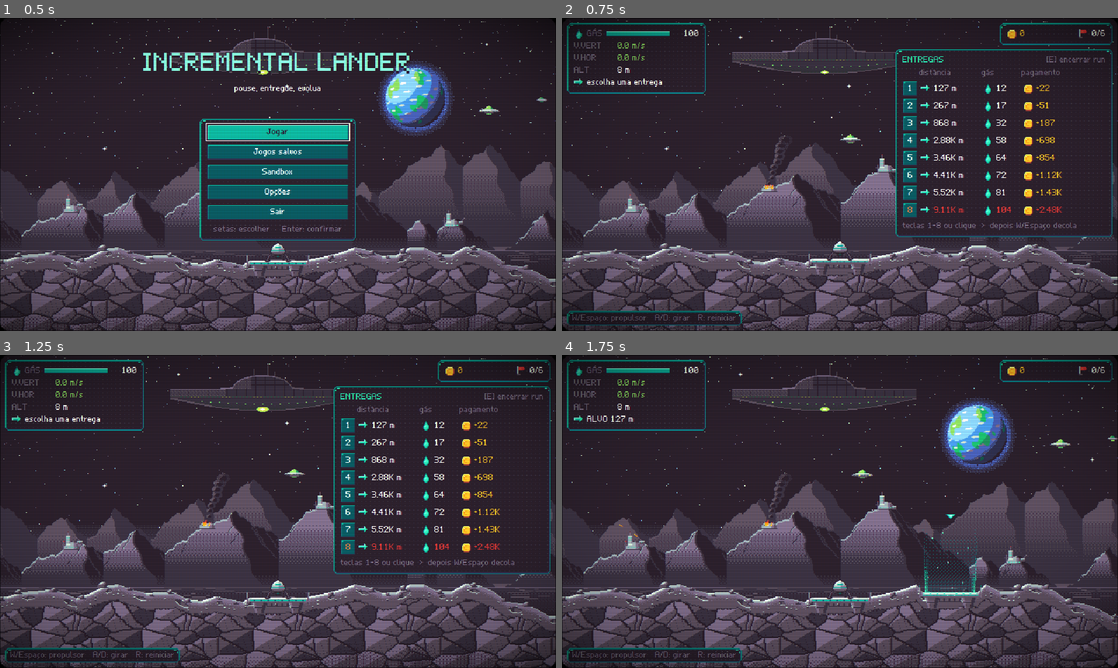
Above: before the commit, frames 1-4 (two rows, left to right).
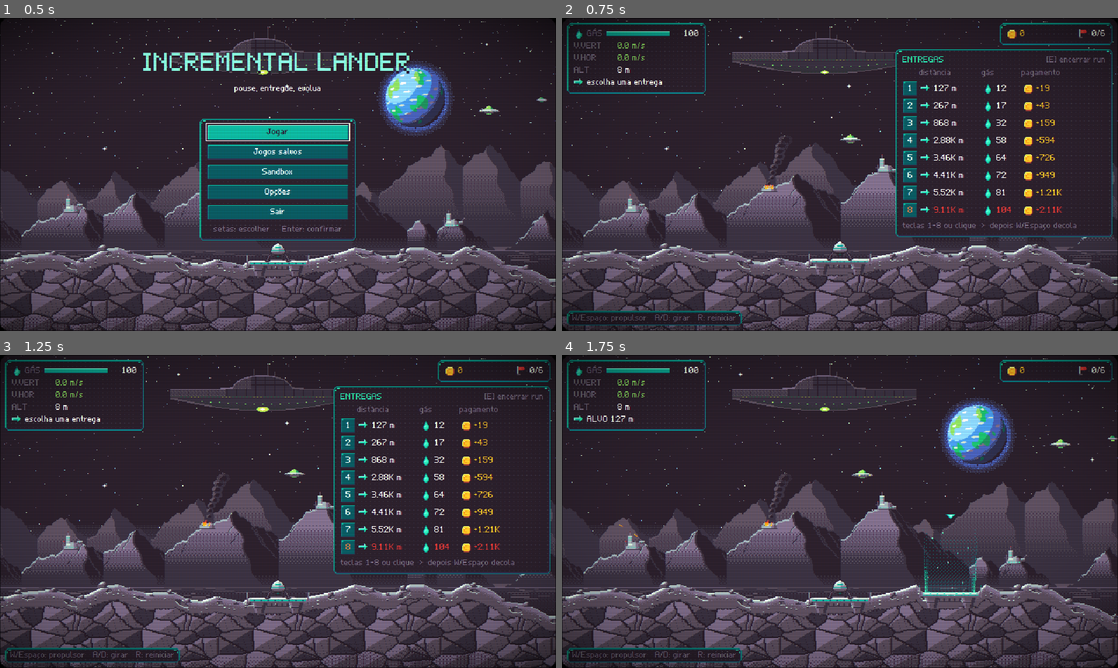
Above: after the commit, the same moments.

Repository: valdersonjr/incremental-lander
Game: Godot game, scene res://game/main.tscn
The game is run twice, just before and just after one commit, with the same random seed, the same clock (stepped at 60 frames per second) and the same inputs.
Inputs:
- Up to frame 1 (0.5 s): no input
- Up to frame 2 (0.75 s): click "Jogar" at 0.5 s
- Up to frame 3 (1.25 s): no input
- Up to frame 4 (1.75 s): click "1" at 1.25 s

Frame 1 is identical in both runs. In frame 2, 0.2% of the frame differs, in the area x 85-90%, y 21-63%; in frame 3, 0.2%; in frame 4, nothing differs.

Commit message:
Economia v7: plataformas com multiplicador (normal/estreita/apertada), combo de pousos bons e cristais no arco
Simulador e EconMath com pad_tier, combo_mult, pickup_value e delivery_pay (paridade ok);
pay_base 10 -> 8,5 para o casual manter o ritmo da v6; MC 3x4: casual/engaged/expert
5,39/4,28/3,24 h. Fase 11 (voo com decisões) aberta no ROADMAP.

Co-Authored-By: Claude Opus 5.5 <noreply@anthropic.com>
Claude-Session: https://claude.ai/code/session_01JhKCi9Us7j2H5LJGQ5fDNT

Diff:
--- a/data/economy.json
+++ b/data/economy.json
@@ -1,7 +1,7 @@
 {
   "meta": {
-    "version": 6,
-    "notes": "v6: v4 + frota de drones (renda = drones x autopilot x renda do jogador) + marcos (25 niveis x1.5 no pagamento) + Expedicao a Titan (8 etapas persistentes; a ultima libera Titan). Unidades: m, m/s, m/s2, gas."
+    "version": 7,
+    "notes": "v7: v6 + variedade nas entregas (plataformas normal/estreita/apertada com multiplicador, combo de pousos bons, cristais no arco); pay_base x0.85. Unidades: m, m/s, m/s2, gas."
   },
   "physics": {
     "mode": "arcade",
@@ -514,7 +514,7 @@
     }
   ],
   "contracts": {
-    "pay_base": 10.0,
+    "pay_base": 8.5,
     "distance_unit": 100.0,
     "distance_exp": 1.1,
     "per_run": 8,
@@ -522,7 +522,42 @@
     "cargo_mass": 0.0,
     "regenerate": true,
     "max_per_run": 6,
-    "quality_exp": 2.0
+    "quality_exp": 2.0,
+    "pad_tiers": [
+      {
+        "id": "normal",
+        "name": "normal",
+        "mult": 1.0,
+        "weight": 0.5,
+        "q_drop": 0,
+        "crash_mult": 1
+      },
+      {
+        "id": "narrow",
+        "name": "estreita",
+        "mult": 1.5,
+        "weight": 0.33,
+        "q_drop": 0.06,
+        "crash_mult": 1.3
+      },
+      {
+        "id": "tight",
+        "name": "apertada",
+        "mult": 2.2,
+        "weight": 0.17,
+        "q_drop": 0.12,
+        "crash_mult": 1.7
+      }
+    ],
+    "combo": {
+      "q_min": 0.55,
+      "step": 0.1,
+      "max_steps": 5
+    },
+    "pickups": {
+      "per_hop": 3,
+      "value_frac": 0.05
+    }
   },
   "profiles_override": {
     "expert": {
--- a/scripts/economy/econ_math.gd
+++ b/scripts/economy/econ_math.gd
@@ -244,6 +244,58 @@
 	return pay * (1.0 + c.get("quality_bonus", 0.5) * pow(q, c.get("quality_exp", 1.0)))
 
 
+## Tipo de plataforma (contracts.pad_tiers): {id, name, mult, weight, q_drop, crash_mult}. Sem tipos -> normal x1.
+static func pad_tier(tier_id: String) -> Dictionary:
+	for t: Dictionary in spec["contracts"].get("pad_tiers", []):
+		if t["id"] == tier_id:
+			return t
+	return {"id": "normal", "name": "normal", "mult": 1.0, "weight": 1.0, "q_drop": 0.0, "crash_mult": 1.0}
+
+
+## Sorteia o tipo de plataforma de uma oferta pelos pesos da spec.
+static func draw_pad_tier(rng: RandomNumberGenerator) -> String:
+	var tiers: Array = spec["contracts"].get("pad_tiers", [])
+	if tiers.is_empty():
+		return "normal"
+	var total := 0.0
+	for t: Dictionary in tiers:
+		total += float(t["weight"])
+	var r := rng.randf() * total
+	for t: Dictionary in tiers:
+		r -= float(t["weight"])
+		if r <= 0.0:
+			return t["id"]
+	return tiers[tiers.size() - 1]["id"]
+
+
+## Multiplicador do combo: pousos bons seguidos no run antes desta entrega (contracts.combo).
+static func combo_mult(streak: int) -> float:
+	var c: Dictionary = spec["contracts"].get("combo", {})
+	if c.is_empty():
+		return 1.0
+	return 1.0 + float(c["step"]) * mini(streak, int(c["max_steps"]))
+
+
+## O pouso conta para o combo? (q >= combo.q_min)
+static func combo_counts(quality: float) -> bool:
+	var c: Dictionary = spec["contracts"].get("combo", {})
+	return not c.is_empty() and quality >= float(c["q_min"])
+
+
+## Valor de UM cristal coletado no salto: fracao do pagamento-base da entrega (sem qualidade).
+static func pickup_value(planet_id: String, distance: float, stats: Dictionary) -> float:
+	var pk: Dictionary = spec["contracts"].get("pickups", {})
+	if pk.is_empty():
+		return 0.0
+	return float(pk["value_frac"]) * contract_pay(planet_id, distance, stats, 0.0)
+
+
+## Pagamento de uma entrega concluida: base x qualidade x plataforma x combo (mesma conta do simulador).
+static func delivery_pay(planet_id: String, distance: float, stats: Dictionary, quality: float,
+		tier_id: String = "normal", streak: int = 0) -> float:
+	return contract_pay(planet_id, distance, stats, quality) * float(pad_tier(tier_id)["mult"]) * combo_mult(streak)
+
+
 ## Estimativa de delta-v de um salto (a mesma do simulador, sem desperdicio do piloto).
 ## Util para a UI mostrar "alcance estimado" e para validar a fisica real contra o modelo.
 static func estimated_hop_dv(planet_id: String, distance: float, stats: Dictionary) -> float:
--- a/tests/test_econ_math.gd
+++ b/tests/test_econ_math.gd
@@ -16,6 +16,9 @@
 		"prestige_1e9": EconMath.prestige_gain(1e9),
 		"pay_ares": EconMath.contract_pay("ares", 3500.0, st, 0.8),
 		"dv_kronos": EconMath.estimated_hop_dv("kronos", 5000.0, st),
+		"pay_tight_combo": EconMath.delivery_pay("kronos", 4200.0, st, 0.7, "tight", 3),
+		"pay_narrow_combo9": EconMath.delivery_pay("luna", 900.0, st, 0.95, "narrow", 9),
+		"pickup_ares": EconMath.pickup_value("ares", 3500.0, st),
 		"fleet": EconMath.fleet_income_per_s(1e6, st),
 		"bulk_tank": EconMath.bulk_cost(EconMath._find("upgrades", "tank")["cost"]["credits"], 5, 10),
 		"maxaff_tank": EconMath.max_affordable(EconMath._find("upgrades", "tank")["cost"]["credits"], 5, 1e5),
Not shown, changed: .claude/skills/economy-balance/templates/econ_math.gd
Binary file added: balance/reports/2026-10-03-v7-variety/gaps.png
Binary file added: balance/reports/2026-10-03-v7-variety/income.png
Binary file added: balance/reports/2026-10-03-v7-variety/money.png
Binary file added: balance/reports/2026-10-03-v7-variety/stats.png
Not shown, changed: .claude/skills/economy-balance/references/patterns/INDEX.md
Not shown, added: .claude/skills/economy-balance/references/patterns/delivery-reward-variety.md
Not shown, changed: .claude/skills/economy-balance/references/run-model.md
Not shown, changed: .claude/skills/economy-balance/scripts/econ.py
Not shown, changed: balance/CHANGELOG.md
Not shown, added: balance/reports/2026-10-03-v7-variety/report.md
Not shown, added: balance/sims/2026-10-03-v7-variety.py
(and 5 more such lines)
